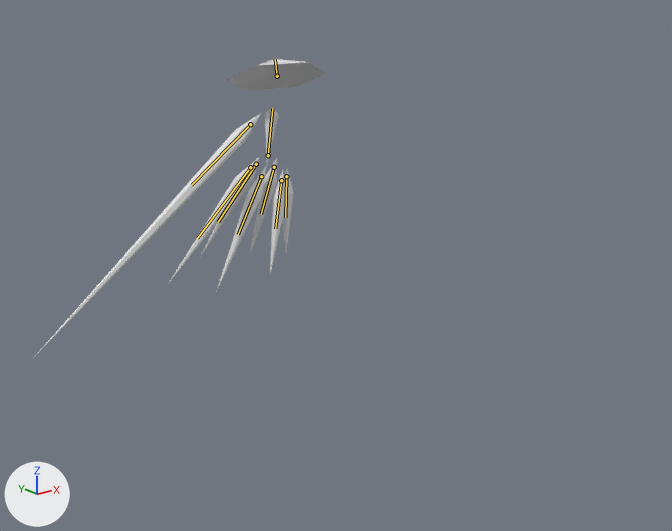
The Blender file Enemies/Clarity.blend, before and after one commit.
Camera for both pictures: a camera (50 mm lens) standing at (-72.8, -106.1, 28.6) and looking at (-9.6, -27.1, -3.0). The lights are fixed; the arrows at lower left show +X, +Y and +Z. The older version comes first. Both versions are drawn at frame 329 of the action 'JumpShotToWalkLeft'; the numbers are the values there. The bones that bend it are drawn over the model as lines.

The first picture shows 'Arm', 'BackLeft', 'BackRight', 'Center', 'FrontLeft', 'FrontRight', 'Hat', 'MiddleLeft', 'MiddleRight'.
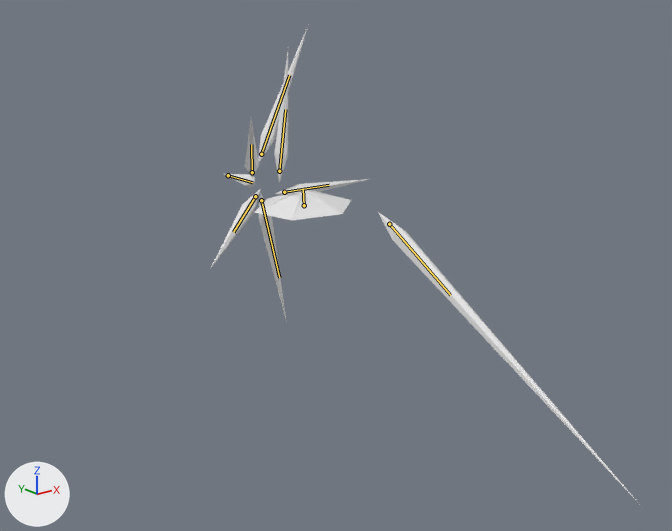
Changed parts and their boxes (x1, y1, x2, y2) in the pictures (672 x 531 px):
'Arm', posed (13% wider, 17% taller): before (32, 113, 261, 359); after (378, 212, 637, 501)
'Hat', posed: before (227, 59, 326, 90); after (255, 189, 351, 220)
'BackRight', posed (67% narrower): before (168, 159, 257, 284); after (258, 192, 287, 323)
'MiddleRight', posed (71% narrower): before (216, 166, 266, 292); after (274, 52, 288, 183)
'BackLeft', posed (15% narrower, 36% taller): before (201, 156, 260, 255); after (258, 27, 308, 162)
'FrontRight', posed (465% wider, 84% shorter): before (270, 170, 286, 274); after (275, 179, 370, 195)
'FrontLeft', posed: before (282, 168, 293, 253); after (210, 189, 261, 269)
'MiddleLeft', posed (50% narrower, 44% shorter): before (248, 158, 277, 259); after (245, 120, 259, 176)
'Center', posed: before (265, 107, 279, 163); after (224, 174, 255, 188)
bone 'Center', root to tip: before (268, 155) to (272, 108); after (228, 175) to (252, 182)
bone 'Hat', root to tip: before (277, 76) to (275, 59); after (304, 205) to (303, 188)
bone 'Arm', root to tip: before (250, 124) to (191, 185); after (389, 224) to (450, 295)
bone 'Middle.L', root to tip: before (274, 167) to (261, 214); after (252, 172) to (251, 144)
bone 'Front.L', root to tip: before (286, 176) to (285, 217); after (255, 196) to (233, 232)
bone 'Back.L', root to tip: before (256, 164) to (218, 222); after (261, 154) to (289, 75)
bone 'Middle.R', root to tip: before (261, 176) to (238, 234); after (279, 171) to (285, 109)
bone 'Front.R', root to tip: before (281, 180) to (275, 228); after (284, 192) to (329, 185)
bone 'Back.R', root to tip: before (250, 167) to (197, 238); after (261, 200) to (279, 277)

What changed in the scene script:
```text
Change bone_center:
    where bone_center = bpy.data.objects['Armature'].pose.bones['Center']
    bone_center.location: (0.0, 0.0, 0.0) -> (0.0, -4.56, -10.57)
    bone_center.rotation_quaternion: (0.995, 0.03, 0.08, -0.05) -> (0.709, 0.702, 0.001, -0.001)  # degrees (3, 9, -6) -> degrees (89, 0, 0)
Change bone_hat:
    where bone_hat = bpy.data.objects['Armature'].pose.bones['Hat']  # child of 'Center'
    bone_hat.location: (0.0, 2.27, 0.27) -> (-0.02, 10.09, 1.21)
    bone_hat.rotation_quaternion: (0.892, -0.185, -0.048, -0.035) -> (0.49, -0.5, 0.362, -0.337)  # degrees (-23, -7, -3) -> degrees (-92, 1, -71)
Change bone_arm:
    where bone_arm = bpy.data.objects['Armature'].pose.bones['Arm']  # child of 'Center'
    bone_arm.location: (0.0, 0.0, 0.0) -> (25.89, -20.29, 0.07)
    bone_arm.rotation_quaternion: (0.999, 0.006, 0.005, 0.043) -> (0.121, 0.447, 0.25, 0.051)  # degrees (1, 1, 5) -> degrees (151, 3, 58)
Change bone_middle_l:
    where bone_middle_l = bpy.data.objects['Armature'].pose.bones['Middle.L']
    bone_middle_l.location: (0.79, -0.25, -2.08) -> (4.96, -1.42, -1.26)
    bone_middle_l.rotation_quaternion: (0.924, -0.252, -0.272, -0.063) -> (0.165, 0.509, 0.175, 0.258)  # degrees (-31, -32, 1) -> degrees (127, -32, 54)
Change bone_front_l:
    where bone_front_l = bpy.data.objects['Armature'].pose.bones['Front.L']
    bone_front_l.location: (-0.81, 0.65, -1.81) -> (4.18, 1.5, -3.15)
    bone_front_l.rotation_quaternion: (0.924, -0.245, -0.288, 0.006) -> (0.384, 0.334, 0.448, -0.175)  # degrees (-33, -32, 10) -> degrees (-36, 110, -99)
Change bone_back_l:
    where bone_back_l = bpy.data.objects['Armature'].pose.bones['Back.L']
    bone_back_l.location: (1.44, -1.09, -0.54) -> (0.71, -2.72, 0.05)
    bone_back_l.rotation_quaternion: (0.925, -0.24, -0.256, -0.118) -> (0.36, 0.046, -0.198, 0.813)  # degrees (-27, -32, -7) -> degrees (-21, -15, 135)
Change bone_middle_r:
    where bone_middle_r = bpy.data.objects['Armature'].pose.bones['Middle.R']
    bone_middle_r.location: (-0.69, -0.24, 2.15) -> (-5.0, -1.39, 0.13)
    bone_middle_r.rotation_quaternion: (0.925, -0.06, -0.369, -0.06) -> (0.044, -0.297, -0.004, -0.598)  # degrees (-5, -44, -5) -> degrees (-5, -53, -169)
Change bone_front_r:
    where bone_front_r = bpy.data.objects['Armature'].pose.bones['Front.R']
    bone_front_r.location: (-1.92, 0.37, 0.18) -> (-4.87, 1.4, -2.75)
    bone_front_r.rotation_quaternion: (0.925, -0.064, -0.371, 0.033) -> (-0.245, 0.142, -0.24, -0.412)  # degrees (-11, -43, 9) -> degrees (40, 50, 138)
Change bone_back_r:
    where bone_back_r = bpy.data.objects['Armature'].pose.bones['Back.R']
    bone_back_r.location: (1.24, -0.88, 1.29) -> (-1.66, 3.29, 2.43)
    bone_back_r.rotation_quaternion: (0.925, -0.072, -0.335, -0.154) -> (0.228, -0.119, 0.576, 0.132)  # degrees (-2, -40, -18) -> degrees (-19, 135, 15)
```
